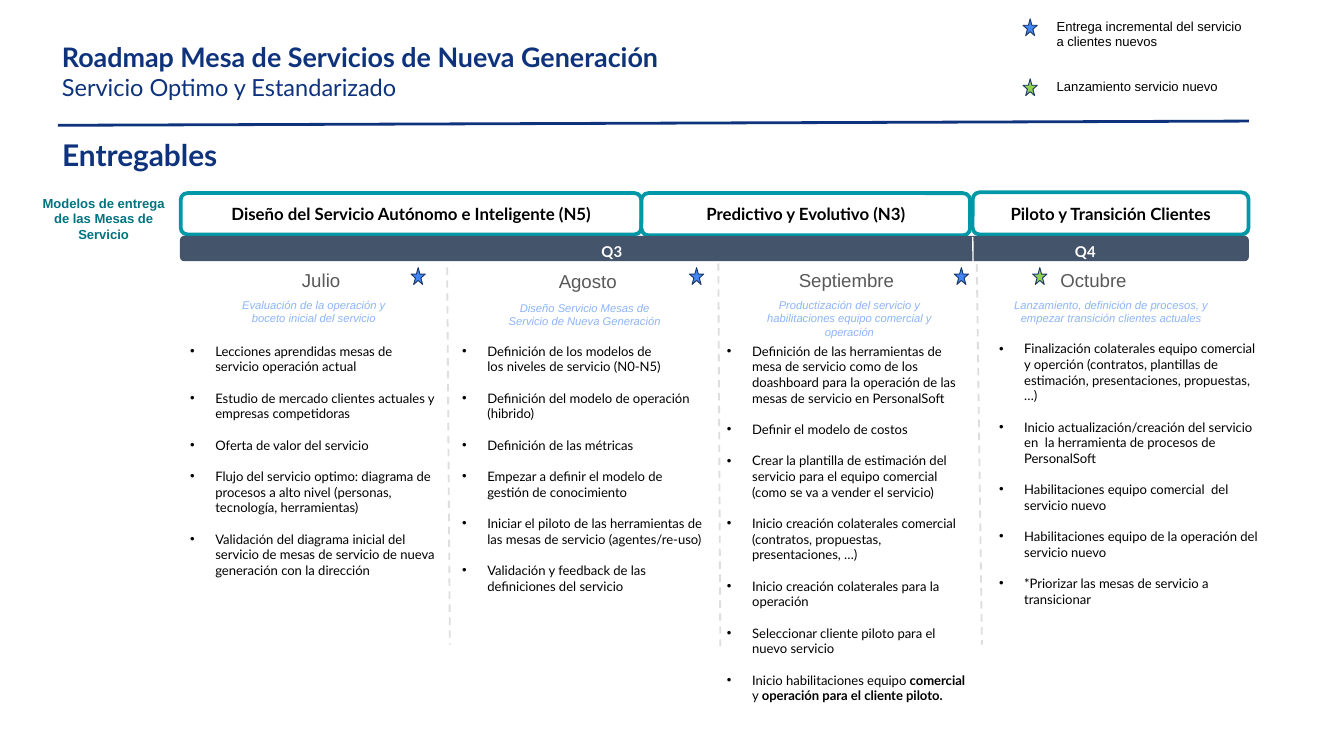
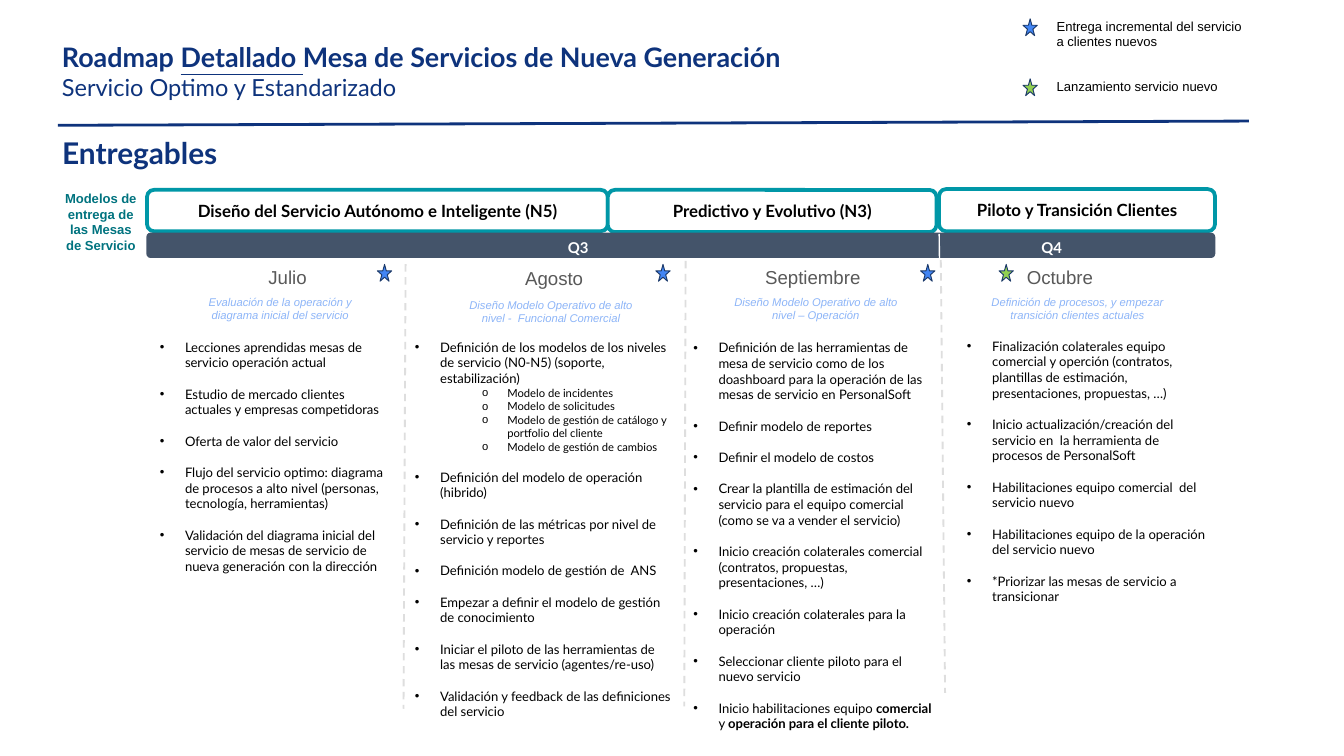
Before and after one commit to nataliazarthapersonalsoft/mesadeservicio-modernizacionaplicaciones, a slide deck: slide 12 of 04-planning/roadmaps/Mesa de Servicio Roadmap Julio.pptx. Drawn at 1344x756 pixels with LibreOffice and Linux fonts; fonts in the diff are those of the drawing; background and template pictures are left out. Boxes give left, top, right and bottom in pixels: in the first picture for what was removed or moved away, otherwise in the second. Text is boxed around its words. In the diff, an @@ line names an element or a change of style, - is before the commit and + after.

Commit message:
actualizar documentos

```diff
--- a/04-planning/roadmaps/Mesa de Servicio Roadmap Julio.pptx
+++ b/04-planning/roadmaps/Mesa de Servicio Roadmap Julio.pptx
@@ title at <box>62,47,781,100</box>: text changed @@
-Roadmap Mesa de Servicios de Nueva Generación
-Servicio Optimo y Estandarizado
+Roadmap Detallado Mesa de Servicios de Nueva Generación
+Servicio Optimo y Estandarizado
@@ text "Modelos de entrega de las ..." rewrapped from <box>43,198,165,239</box> to <box>65,193,136,250</box> @@
@@ 3 texts, 2 rounded rectangles, 1 line: place and size @@
-3 texts, 2 rounded rectangles, 1 line at <box>180,194,1126,291</box>
+3 texts, 2 rounded rectangles, 1 line at <box>146,190,1093,288</box>
@@ line moved from (448, 267) - (450, 645) to (406, 265) - (403, 708) @@
@@ line moved from (719, 263) - (720, 646) to (685, 261) - (684, 707) @@
@@ 4 stars, 3 texts, 2 rounded rectangles: place and size @@
-4 stars, 3 texts, 2 rounded rectangles at <box>180,192,1249,292</box>
+4 stars, 3 texts, 2 rounded rectangles at <box>146,190,1215,289</box>
@@ line moved from (977, 265) - (982, 645) to (941, 261) - (945, 692) @@
@@ text at <box>209,298,352,321</box>: text changed @@
-Evaluación de la operación y boceto inicial del servicio
+Evaluación de la operación y diagrama inicial del servicio
@@ text at <box>734,298,897,321</box>: text changed @@
-Productización del servicio y habilitaciones equipo comercial y operación
+Diseño Modelo Operativo de alto nivel – Operación
@@ text at <box>991,298,1164,319</box>: text changed @@
-Lanzamiento, definición de procesos, y empezar transición clientes actuales
+Definición de procesos, y empezar transición clientes actuales
@@ text at <box>469,301,632,322</box>: text changed @@
-Diseño Servicio Mesas de Servicio de Nueva Generación
+Diseño Modelo Operativo de alto nivel - Funcional Comercial
@@ text "Lecciones aprendidas mesas de servicio ..." rewrapped from <box>215,346,435,578</box> to <box>185,342,383,574</box> @@
@@ text "Definición de los modelos de ...": place and size @@
-text "Definición de los modelos de ..." at <box>487,346,702,591</box>
+text "Definición de los modelos de ..." at <box>440,342,670,716</box>
@@ text at <box>440,342,667,453</box>: text changed; size 7 to 6 pt @@
-• Definición de los modelos de los niveles de servicio (N0-N5)
+• Definición de los modelos de los niveles de servicio (N0-N5) (soporte, estabilización)
+  o Modelo de incidentes
+  o Modelo de solicitudes
+  o Modelo de gestión de catálogo y portfolio del cliente
+  o Modelo de gestión de cambios
@@ text "Definición de las herramientas de ...": place and size @@
-text "Definición de las herramientas de ..." at <box>752,346,965,703</box>
+text "Definición de las herramientas de ..." at <box>719,342,931,731</box>
@@ text "Finalización colaterales equipo comercial y ..." rewrapped from <box>1024,343,1257,604</box> to <box>992,341,1206,601</box> @@
@@ text at <box>719,421,872,434</box>: paragraph added @@
+• Definir modelo de reportes
@@ text at <box>440,519,657,578</box>: text changed @@
-• Definición de las métricas
+• Definición de las métricas por nivel de servicio y reportes
+• Definición modelo de gestión de ANS
```
Also in this commit, not shown: 2 other slides changed, 4 slides added, 3 other files.
